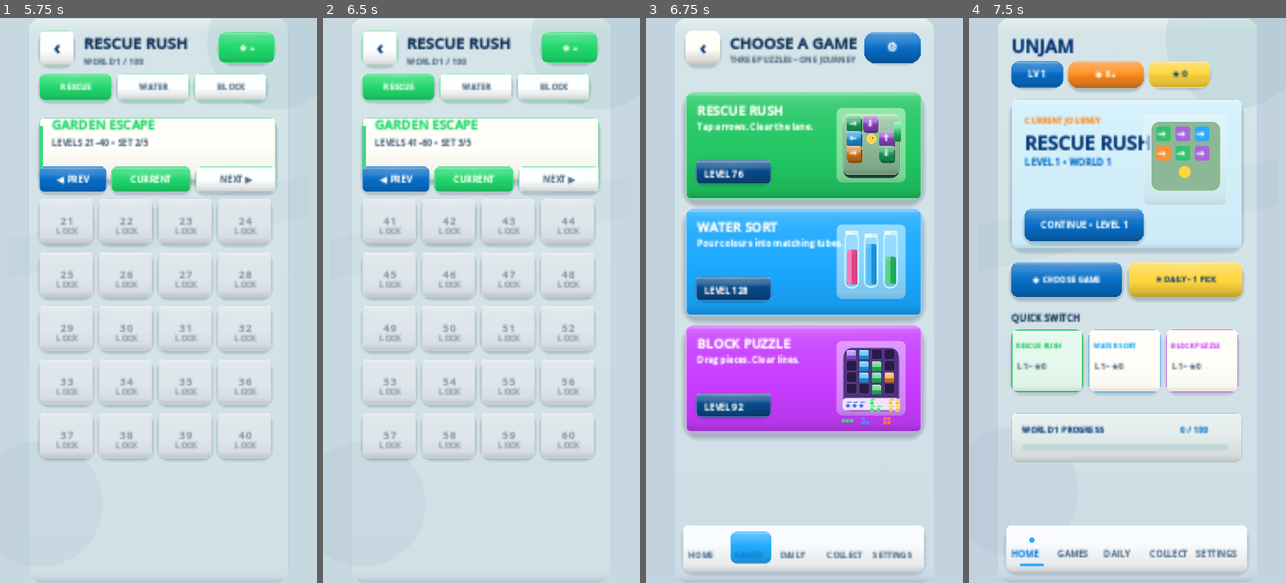
Above: before the commit, frames 1-4 (left to right).
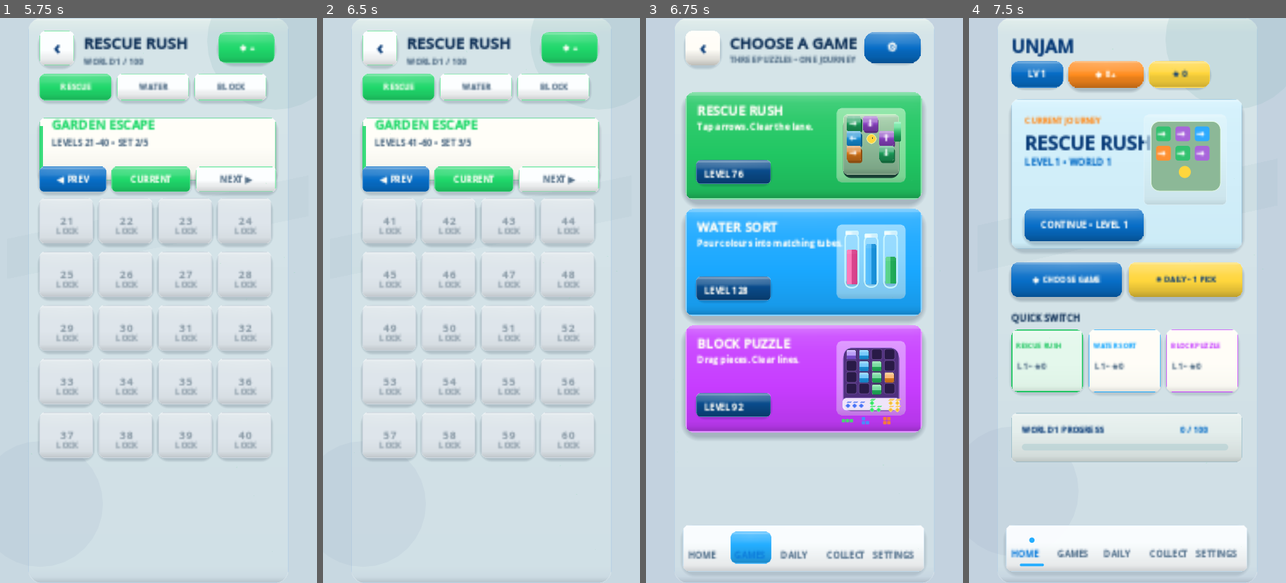
Above: after the commit, the same moments.

Repository: eghosa001/unjam
Game: Godot game, scene res://scenes/Main.tscn
Two runs of this game, one before a commit and one after it. Both use one fixed random seed, a clock stepped at 60 frames per second and the inputs below.
Inputs:
- Up to frame 1 (5.75 s): click "CONTINUE • LEVEL 1" at 0.5 s; click "PLAY NOW" at 1.25 s; click "↻ RESTART" at 2 s; click "↻ RESTART" at 2.75 s; click "↻ RESTART" at 3.5 s; click "←" at 4.25 s; click "NEXT ▶" at 5 s
- Up to frame 2 (6.5 s): click "NEXT ▶" at 5.75 s
- Up to frame 3 (6.75 s): click "‹" at 6.5 s
- Up to frame 4 (7.5 s): click "‹" at 7.25 s

Frames 1-2 are identical in both runs. In frame 3, 0.3% of the frame differs, in the area x 14-85%, y 94-96%; in frame 4, nothing differs.

Commit message:
selector: strengthen bottom navigation readability

Diff:
--- a/scripts/ui/premium_live_hub_3d.gd
+++ b/scripts/ui/premium_live_hub_3d.gd
@@ -316,7 +316,7 @@
 	]
 	for item in items:
 		var nav_text := (Color(0.42,0.78,1.0) if item[3] else DARK_MUTED) if _selector_dark() else (Color(0.05, 0.49, 0.86) if item[3] else Color(0.31, 0.43, 0.54))
-		_add_text(canvas, item[0], Rect2(item[1] - 1.0, 788, 62, 30), 12, nav_text, true)
+		_add_text(canvas, item[0], Rect2(item[1] - 1.0, 787, 62, 31), 13, nav_text, true)
 		var hit := Button.new()
 		hit.flat = true
 		hit.focus_mode = Control.FOCUS_NONE
